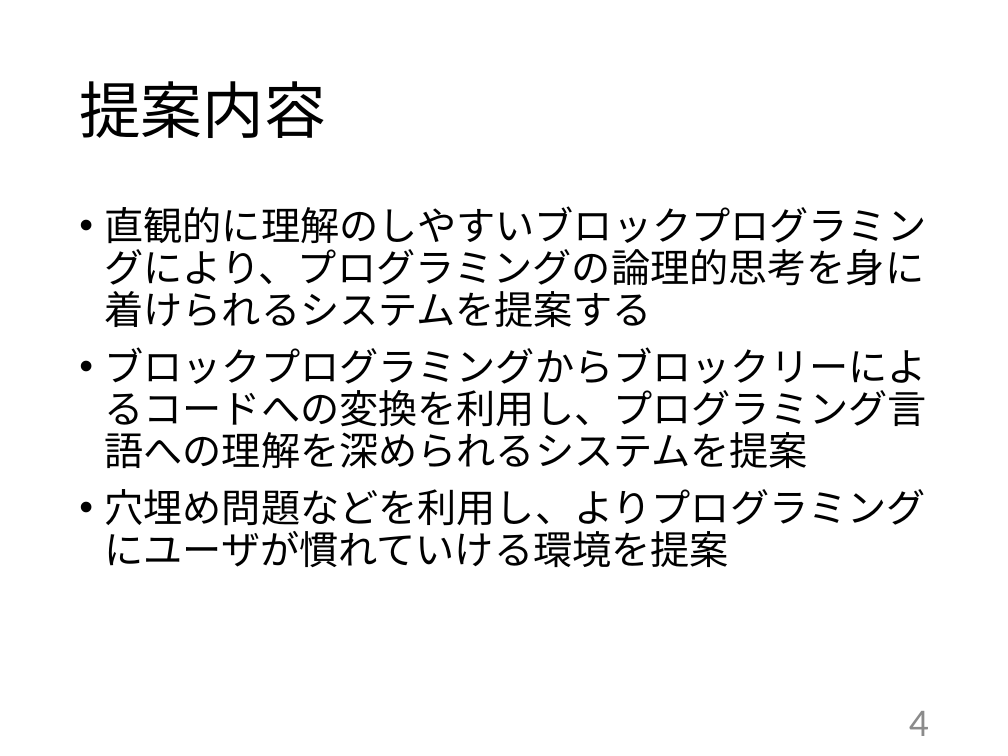
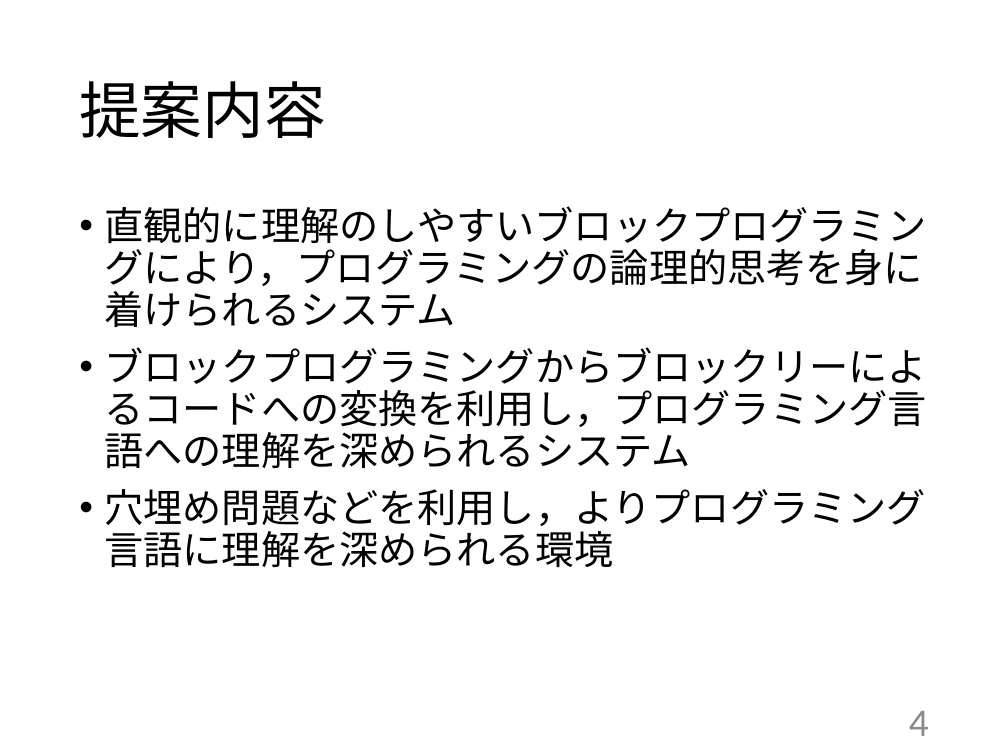
Before and after one commit to kait-takanolab/1821121-shimaoka-thesis, a slide deck: slide 4 of 1821121_shimaoka_sotsuken.pptx. Drawn at 1008x756 pixels with LibreOffice and Linux fonts; fonts in the diff are those of the drawing. Boxes give left, top, right and bottom in pixels: in the first picture for what was removed or moved away, otherwise in the second. Text is boxed around its words. In the diff, an @@ line names an element or a change of style, - is before the commit and + after.

```diff
--- a/1821121_shimaoka_sotsuken.pptx
+++ b/1821121_shimaoka_sotsuken.pptx
@@ text at [105, 206, 927, 567]: text changed @@
-• 直観的に理解のしやすいブロックプログラミングにより、プログラミングの論理的思考を身に着けられるシステムを提案する
-• ブロックプログラミングからブロックリーによるコードへの変換を利用し、プログラミング言語への理解を深められるシステムを提案
-• 穴埋め問題などを利用し、よりプログラミングにユーザが慣れていける環境を提案
+• 直観的に理解のしやすいブロックプログラミングにより，プログラミングの論理的思考を身に着けられるシステム
+• ブロックプログラミングからブロックリーによるコードへの変換を利用し，プログラミング言語への理解を深められるシステム
+• 穴埋め問題などを利用し，よりプログラミング言語に理解を深められる環境
```
Also in this commit, not shown: 3 other slides changed, 1 slide removed.
